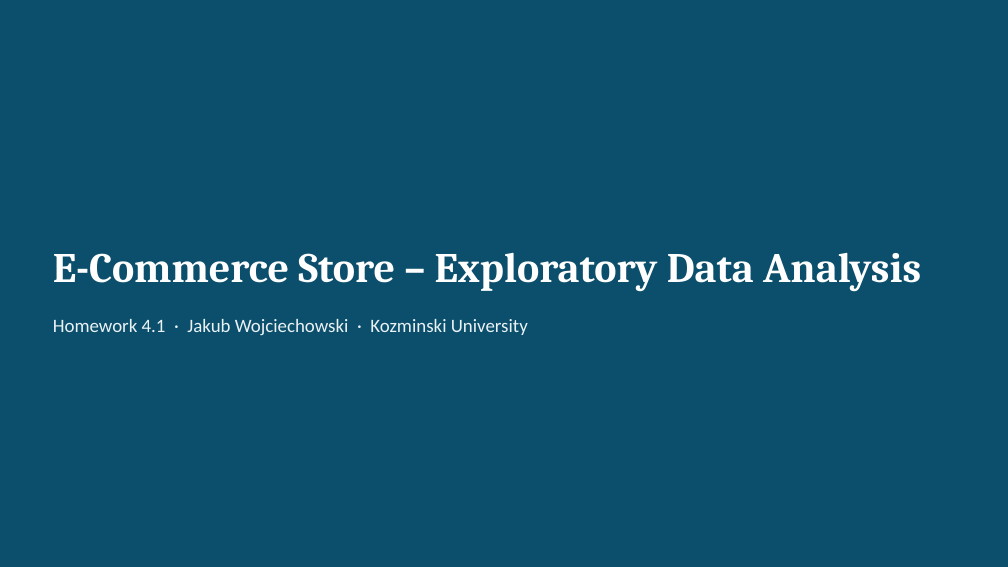
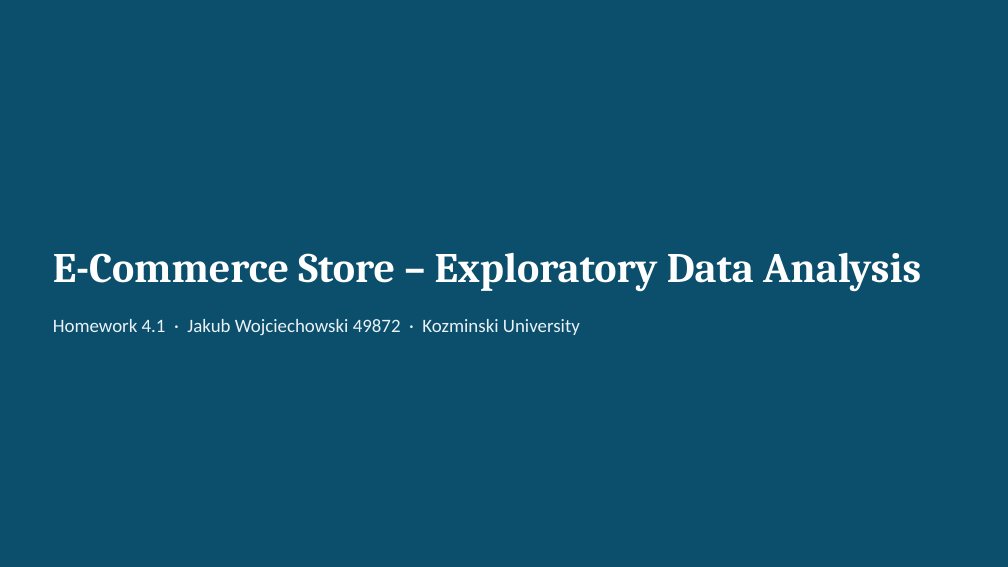
Before and after one commit to jakubwojciechowski2406/intro-to-analytics-jw, a slide deck: slide 1 of Zadania domowe/Jakub_Wojciechowski_49872_homework_4_1_descriptive and Diagnostics.pptx. Drawn at 1008x567 pixels with LibreOffice and Linux fonts; fonts in the diff are those of the drawing. Boxes give left, top, right and bottom in pixels: in the first picture for what was removed or moved away, otherwise in the second. Text is boxed around its words. In the diff, an @@ line names an element or a change of style, - is before the commit and + after.

```diff
--- a/Zadania domowe/Jakub_Wojciechowski_49872_homework_4_1_descriptive and Diagnostics.pptx
+++ b/Zadania domowe/Jakub_Wojciechowski_49872_homework_4_1_descriptive and Diagnostics.pptx
@@ text at bbox=[53, 319, 580, 336]: text changed @@
-Homework 4.1 · Jakub Wojciechowski · Kozminski University
+Homework 4.1 · Jakub Wojciechowski 49872 · Kozminski University
```
Also in this commit, not shown: 16 other files.
